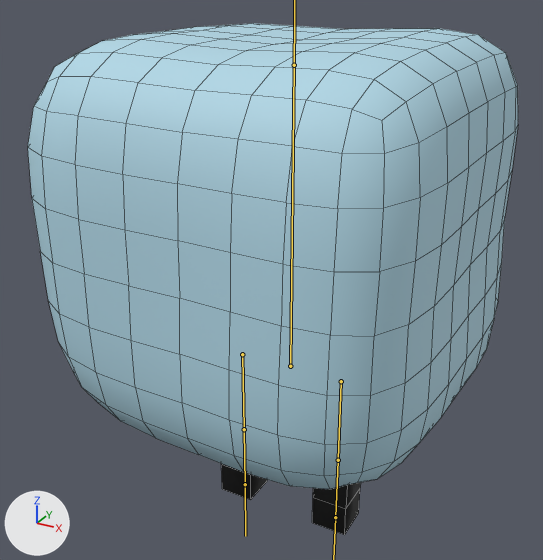
Renders of the FBX model Content/Models/Icecube.fbx from each side of a commit.
Rendered twice from a 50 mm lens placed at (1.62, -3.15, 2.96), pointed at (-0.1, -0.03, 1.4). Arrows for +X, +Y and +Z are at lower left; the lights stay in place. The bones that bend it are drawn over the model as lines. Mesh edges are drawn as thin lines.

The first picture shows 'Head'.
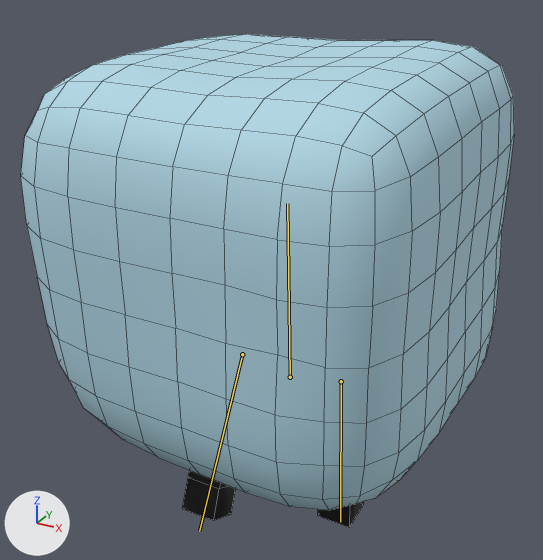
The newer file adds an action. The first version stands in its rest pose; the second is drawn at frame 1 of the action 'Take 001'.

What differs and where, as boxes (x1, y1, x2, y2) in the pictures (543 x 560 px):
'Head', posed
    before: (28, 23, 518, 535)
    after: (21, 34, 514, 527)
bone 'Head', root to tip
    before: (290, 366) to (294, 65)
    after: (290, 377) to (287, 203)
bone 'LeftUpper', root to tip
    before: (242, 354) to (244, 429)
    after: (242, 354) to (199, 531)
bone 'RightUpper', root to tip
    before: (341, 381) to (338, 460)
    after: (341, 381) to (340, 522)

Edits to the bpy script that builds the scene:
```text
Change bone_head:
    where bone_head = bpy.data.objects['Armature'].pose.bones['Head']
    bone_head.location: (0.0, 0.0, 0.0) -> (0.0, -0.07, 0.0)
    bone_head.rotation_quaternion: (1.0, 0.0, 0.0, 0.0) -> (1.0, 0.024, 0.0, 0.0)  # degrees (0, 0, 0) -> degrees (3, 0, 0)
Change bone_leftupper:
    where bone_leftupper = bpy.data.objects['Armature'].pose.bones['LeftUpper']
    bone_leftupper.rotation_quaternion: (1.0, 0.0, 0.0, 0.0) -> (0.968, 0.253, 0.0, 0.0)  # degrees (0, 0, 0) -> degrees (29, 0, 0)
Change bone_rightupper:
    where bone_rightupper = bpy.data.objects['Armature'].pose.bones['RightUpper']
    bone_rightupper.rotation_quaternion: (1.0, 0.0, 0.0, 0.0) -> (0.999, -0.042, 0.0, 0.0)  # degrees (0, 0, 0) -> degrees (-5, 0, 0)
```
